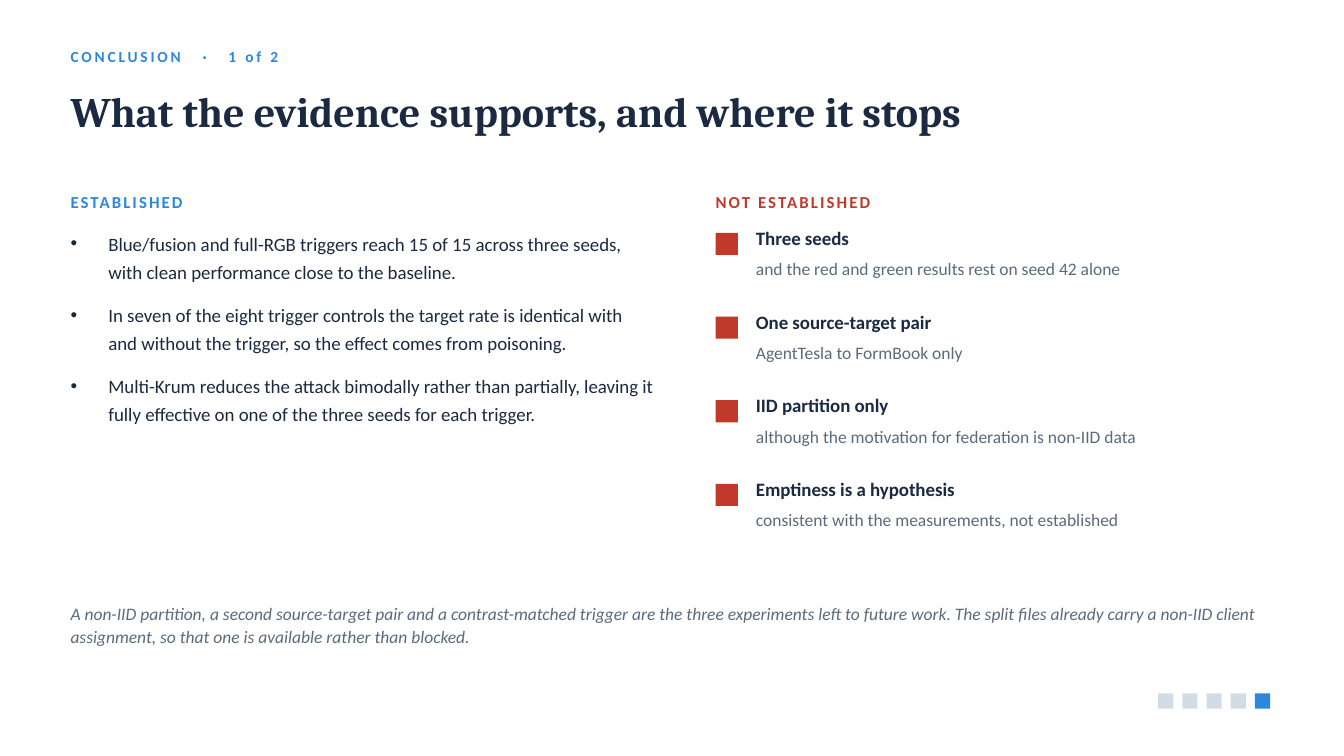
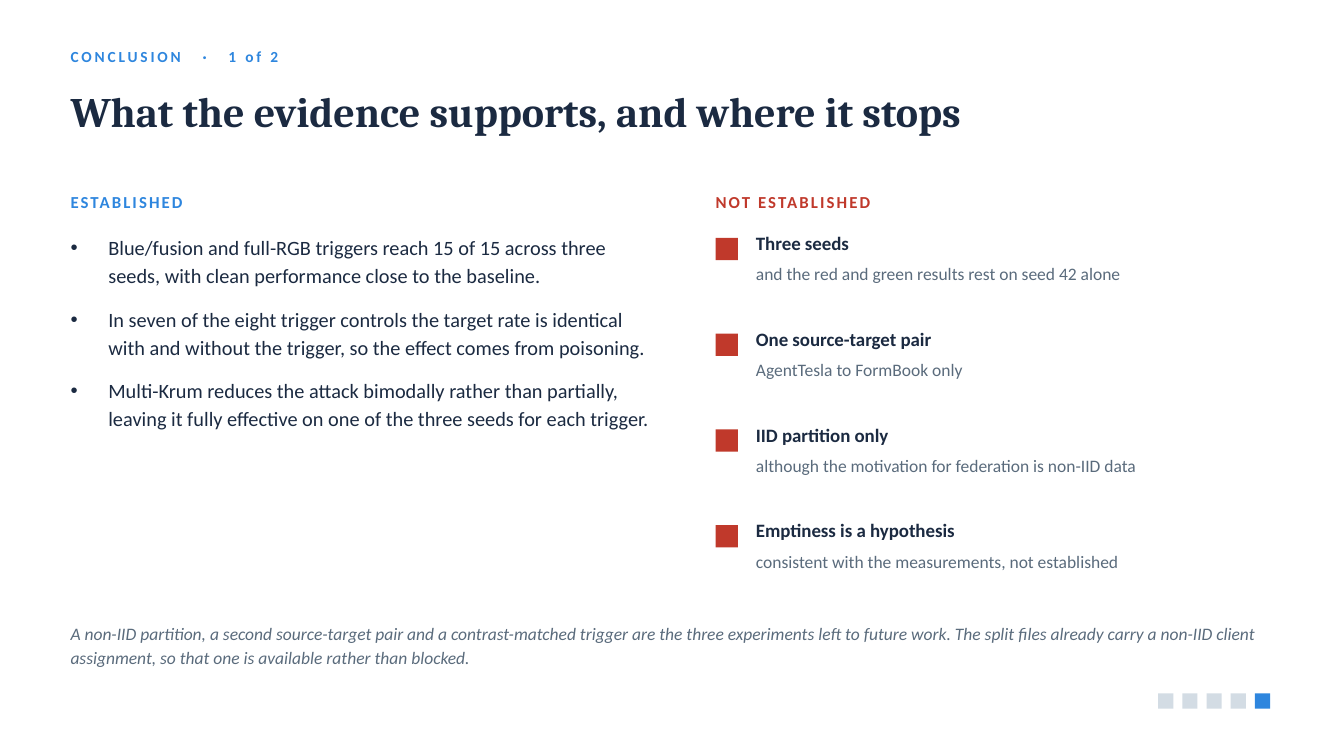
Before and after one commit to jabirmbrok/fl_backdoor_infostealer, a slide deck: slide 17 of slides/iwbis_channel_aware_backdoor.pptx. Drawn at 1344x756 pixels with LibreOffice and Linux fonts; fonts in the diff are those of the drawing. Boxes give left, top, right and bottom in pixels: in the first picture for what was removed or moved away, otherwise in the second. Text is boxed around its words. In the diff, an @@ line names an element or a change of style, - is before the commit and + after.

```diff
--- a/slides/iwbis_channel_aware_backdoor.pptx
+++ b/slides/iwbis_channel_aware_backdoor.pptx
@@ text "Blue/fusion and full-RGB triggers reach ..." at <box>108,241,648,430</box>: size 13.5 to 14.5 pt @@
@@ 2 texts, 1 rectangle: place and size @@
-2 texts, 1 rectangle at <box>716,231,1120,278</box>
+2 texts, 1 rectangle at <box>716,236,1120,283</box>
@@ 2 texts, 1 rectangle: place and size @@
-2 texts, 1 rectangle at <box>716,316,962,362</box>
+2 texts, 1 rectangle at <box>716,333,962,379</box>
@@ 2 texts, 1 rectangle: place and size @@
-2 texts, 1 rectangle at <box>716,398,1135,446</box>
+2 texts, 1 rectangle at <box>716,428,1135,475</box>
@@ 2 texts, 1 rectangle: place and size @@
-2 texts, 1 rectangle at <box>716,482,1118,528</box>
+2 texts, 1 rectangle at <box>716,523,1118,570</box>
@@ text "A non-IID partition, a second ...": place and size @@
-text "A non-IID partition, a second ..." at <box>71,608,1254,646</box>
+text "A non-IID partition, a second ..." at <box>71,628,1254,667</box>
```
Also in this commit, not shown: 6 other slides changed, 5 other files.
